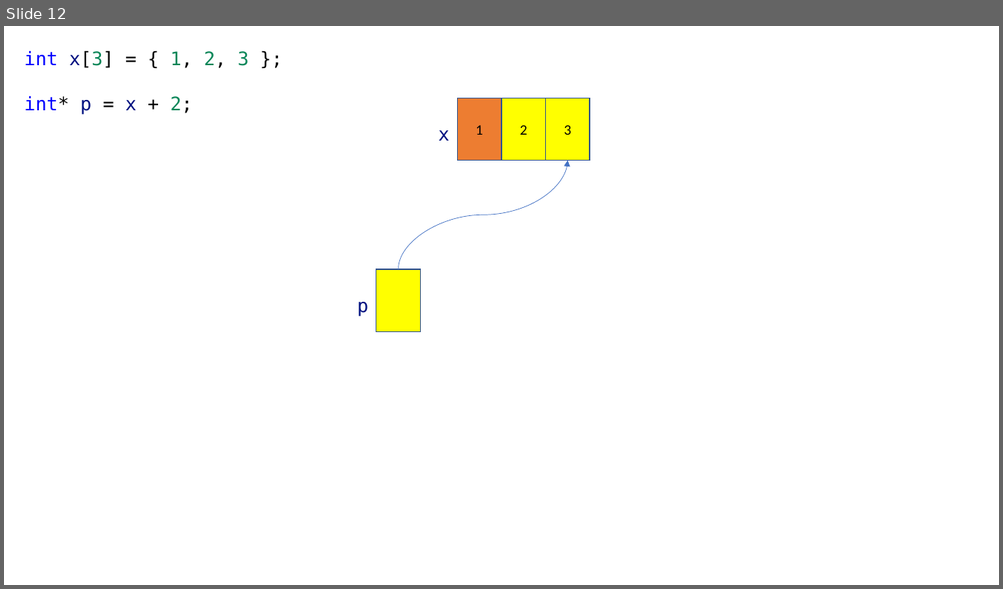
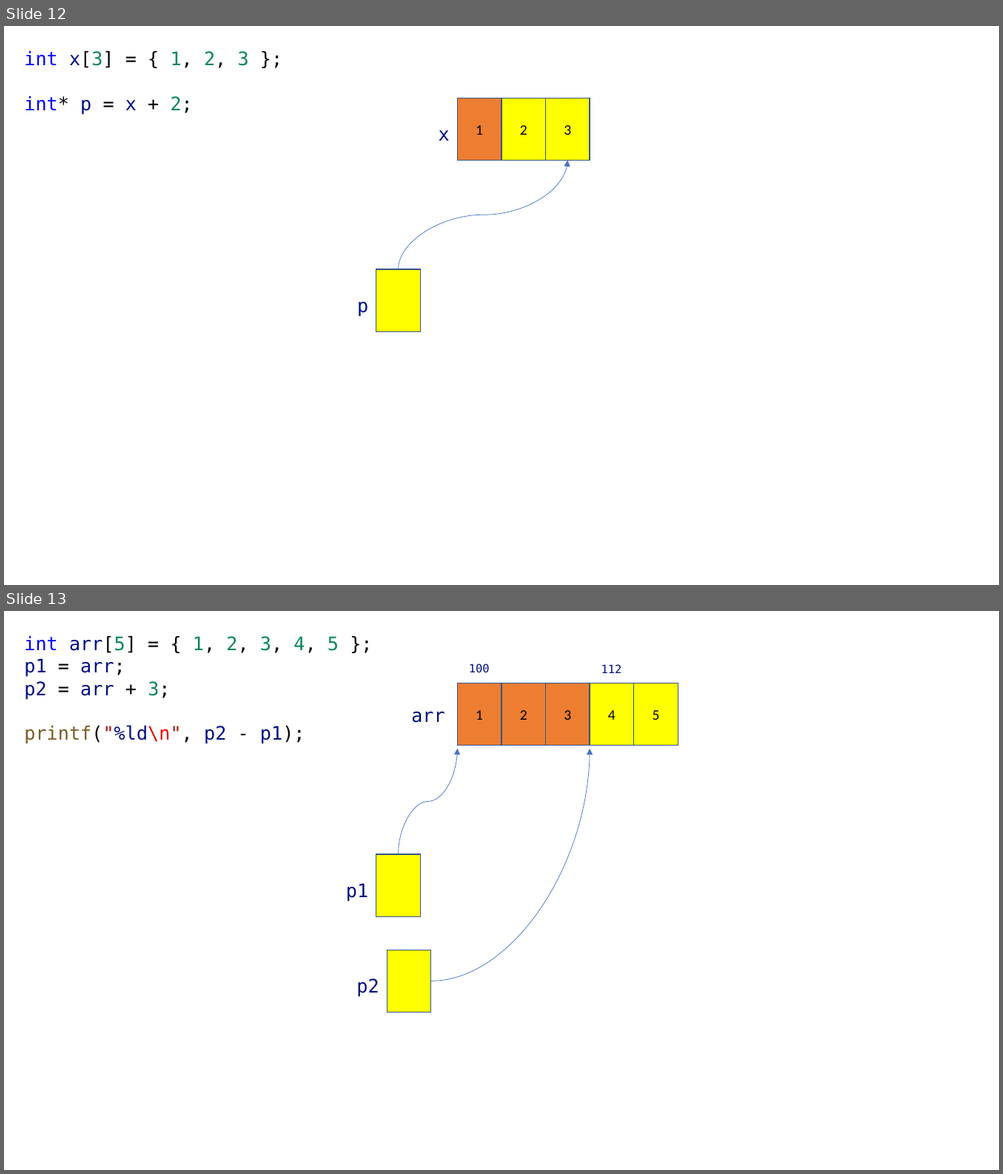
Before and after one commit to yoondev-classroom/hyundai_220510, a slide deck: 220510.pptx. Shown one above the other, each under a label of ours: slide 12 before the commit, slides 12 and 13 after it. The pictures are 1003x589 and 1003x1174 pixels, drawn with LibreOffice and Linux fonts; fonts in the diff are those of the drawing. Boxes give left, top, right and bottom in pixels: in the first picture for what was removed or moved away, otherwise in the second. Text is boxed around its words. In the diff, an @@ line names an element or a change of style, - is before the commit and + after.

```diff
--- a/220510.pptx
+++ b/220510.pptx
@@ slide 13 added at [4,611,999,1170], background #FFFFFF @@
@@ text added at [24,636,338,744], 18 pt, text #001080 @@
+int arr[5] = { 1, 2, 3, 4, 5 };
+p1 = arr;
+p2 = arr + 3;
+printf("%ld\n", p2 - p1);
@@ text added at [469,664,489,673], 11 pt, text #001080 @@
+100
@@ text added at [601,664,622,673], 11 pt, text #001080 @@
+112
@@ rectangle added at [458,684,502,746], fill #ED7D31, outline #325491 1 pt, 14 pt, text #000000 @@
+1
@@ rectangle added at [502,684,546,746], fill #ED7D31, outline #325491 1 pt, 14 pt, text #000000 @@
+2
@@ rectangle added at [546,684,589,746], fill #ED7D31, outline #325491 1 pt, 14 pt, text #000000 @@
+3
@@ rectangle added at [589,684,634,746], fill #FFFF00, outline #325491 1 pt, 14 pt, text #000000 @@
+4
@@ rectangle added at [634,684,677,746], fill #FFFF00, outline #325491 1 pt, 14 pt, text #000000 @@
+5
@@ text added at [411,712,445,723], 18 pt, text #001080 @@
+arr
@@ curved arrow added from (398, 854) to (458, 749), #4472C4 0.5 pt @@
@@ curved arrow added from (431, 981) to (589, 749), #4472C4 0.5 pt @@
@@ rectangle added at [376,854,421,917], fill #FFFF00, outline #325491 1 pt @@
@@ text added at [346,883,368,902], 18 pt, text #001080 @@
+p1
@@ rectangle added at [387,951,431,1013], fill #FFFF00, outline #325491 1 pt @@
@@ text added at [356,979,378,997], 18 pt, text #001080 @@
+p2
```
Also in this commit, not shown: 4 other files.
